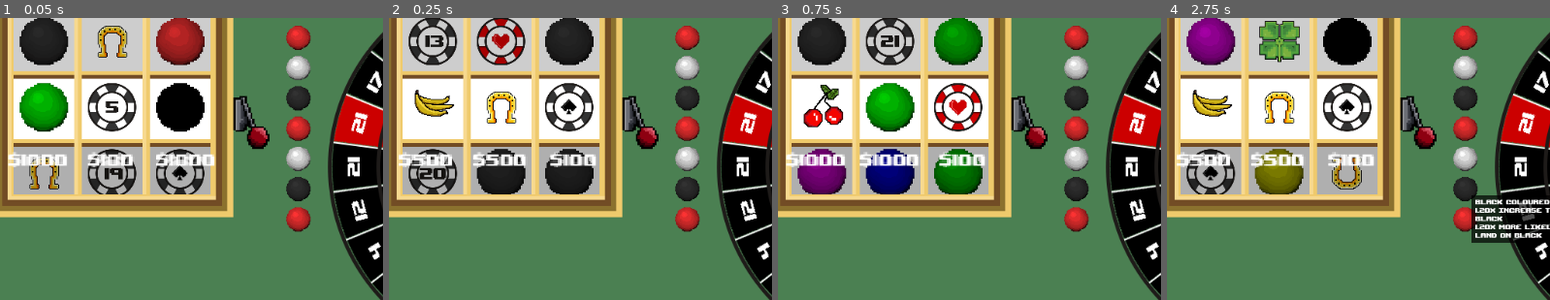
Above: before the commit, frames 1-4 (left to right).
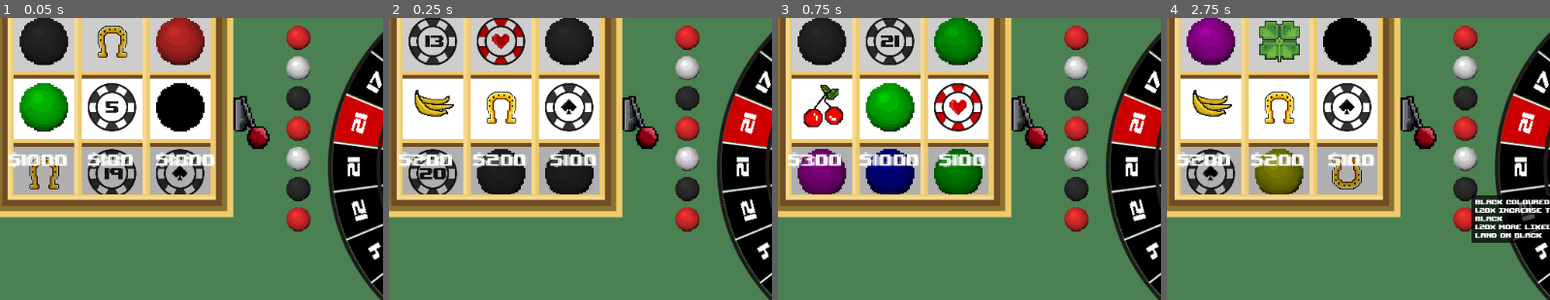
Above: after the commit, the same moments.

Repository: RossRKK/gmtk-game-jam-2025
Game: Godot game, scene res://scenes/roulette_scene.tscn
The game is run twice, just before and just after one commit, with the same random seed, the same clock (stepped at 60 frames per second) and the same inputs. Sound files missing from this copy of the repository are replaced by a short silence.
Inputs (mouse positions are % of the whole screen's width and height, from its top left):
- Up to frame 1 (0.05 s): no input
- Up to frame 2 (0.25 s): no input
- Up to frame 3 (0.75 s): click (35, 23) at 0.5 s
- Up to frame 4 (2.75 s): click (41, 45) at 1.27 s; click (41, 40) at 2.02 s
The pictures show only the part of the screen within x 2-52%, y 9-59%; the shares and areas given below are measured in that part.

Frame 1 is identical in both runs. In frame 2, 0.2% of the frame differs, in the area x 5-29%, y 48-53%; in frame 3, 0.5%, in the area x 2-18%, y 47-53%; in frame 4, 0.2%.

Commit message:
Fixed the gameover condition

Diff:
--- a/scripts/betting_board.gd
+++ b/scripts/betting_board.gd
@@ -10,18 +10,22 @@
 var total_bet: int:
 	set(value):
 		total_bet = value
+		limit_bets_to_remaining_funds()
 		if $TotalText:
 			$TotalText.text = "$%d" % total_bet
 
-		var remaining_funds = game.player_inventory.available_money - total_bet
-		if bet_zones:
-			for bz in bet_zones:
-				var bet_zone = bz as BetZone
-				bet_zone.apply_limit(remaining_funds)
+
+func limit_bets_to_remaining_funds():
+	var remaining_funds = game.player_inventory.available_money - total_bet
+	if bet_zones:
+		for bz in bet_zones:
+			var bet_zone = bz as BetZone
+			bet_zone.apply_limit(remaining_funds)
 
 # Called when the node enters the scene tree for the first time.
 func _ready() -> void:
 	game.event_bus.spin_complete.connect(spin_complete)
+	game.player_inventory.on_money_changed.connect(on_money_changed)
 	handle_bet_amount()
 
 func spin_complete():
@@ -46,6 +50,10 @@
 func _on_bet_updated(bet: Bet) -> void:
 	handle_bet_amount()
 
+
+func on_money_changed(new_value: float, diff: float) -> void:
+	limit_bets_to_remaining_funds()
+
 func _on_spin_button_pressed() -> void:
 	var bets: Array[Bet] = []
 	BetZone.toggle_button($SpinButton, false)
--- a/scripts/player_inventory.gd
+++ b/scripts/player_inventory.gd
@@ -2,21 +2,21 @@
 
 class_name PlayerInventory
 
-var game: Game = Game.get_instance()
-
 @export var starting_money: float = 1_000.
 
-signal on_money_changed(new_value: int, diff: int)
+signal on_money_changed(new_value: float, diff: float)
 
 var available_money = starting_money
 
-func _ready() -> void:
+func _init() -> void:
 	on_money_changed.connect(on_money_changed_handler)
 
 func on_money_changed_handler(new_value: float, diff: float) -> void:
 	available_money = new_value
-	if available_money < 0:
-		game.event_bus.game_over.emit()
+	if available_money < Game.get_instance().minimum_bet():
+		on_money_changed.disconnect(on_money_changed_handler)
+		Game.get_instance().event_bus.game_over.emit()
+		on_money_changed.connect(on_money_changed_handler)
 
 func update_money(diff: float) -> void:
 	available_money += diff
--- a/scripts/power_up.gd
+++ b/scripts/power_up.gd
@@ -32,9 +32,9 @@
 		PowerUpMakeColour.new_zero,
 		PowerUpDuplicateSegment.make,
 		PowerUpDuplicatePowerUp.make,
-		PowerUpMagnet.make.bind(magnet_curve, 500.,"Magnetised", "The ball is more likely to land near here", "Make your own luck. Make the ball more likely to land in a segment or it's neighbours"),
-		PowerUpMagnet.make.bind(repolsor_curve, 500.,"Repellent", "The ball is less likely to land near here", "Make your own luck. Make the ball less likely to land in a segment or it's neighbours"),
-		PowerUpMagnet.make.bind(banana_curve, 500.,"Slippery", "The ball will slip passed here into the next segment", "Slick up a segment so that the ball lands in the next space"),
+		PowerUpMagnet.make.bind(magnet_curve, 200.,"Magnetised", "The ball is more likely to land near here", "Make your own luck. Make the ball more likely to land in a segment or it's neighbours"),
+		PowerUpMagnet.make.bind(repolsor_curve, 200.,"Repellent", "The ball is less likely to land near here", "Make your own luck. Make the ball less likely to land in a segment or it's neighbours"),
+		PowerUpMagnet.make.bind(banana_curve, 200.,"Slippery", "The ball will slip passed here into the next segment", "Slick up a segment so that the ball lands in the next space"),
 
 	]
 	var weights: Array[int] = [
@@ -63,8 +63,6 @@
 	for i in range(Game.get_instance().WHEEL_SIZE):
 		weights.append(BASIC_WEIGHT)
 		power_ups.append(PowerUpMakeNumber.make_with_number.bind(i))
-
-
 
 	var power_up: PowerUp = power_ups[random.rand_weighted(weights)].call()
 
--- a/scripts/power_ups/power_up_duplicate_segment.gd
+++ b/scripts/power_ups/power_up_duplicate_segment.gd
@@ -10,7 +10,7 @@
 
 func _init() -> void:
 	super()
-	base_price = 1_000.
+	base_price = 300.
 
 
 var base_segment: Segment = null
--- a/scripts/result_text.gd
+++ b/scripts/result_text.gd
@@ -16,4 +16,5 @@
 	text = help_text
 
 func game_over() -> void:
+	print("Game Over!")
 	text = "Game Over!"
